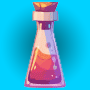
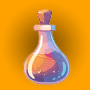
Layers edited between the first and the second 90px x 90px image:
renamed "Layer 20" to "Instant Prides", showed it, moved it above "Princess" over box(23, 9, 71, 85)
renamed "Layer 5" to "Endurance", hid it over box(24, 1, 66, 88)
showed "Greater" over box(0, 0, 90, 90)
hid "Lesser" over box(0, 0, 90, 90)
